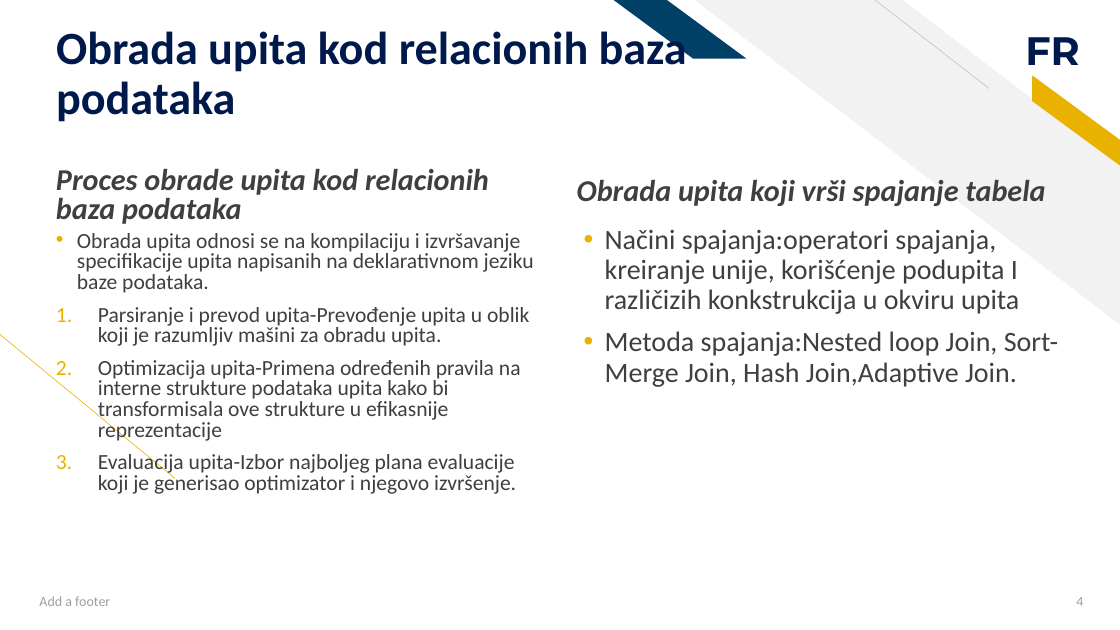
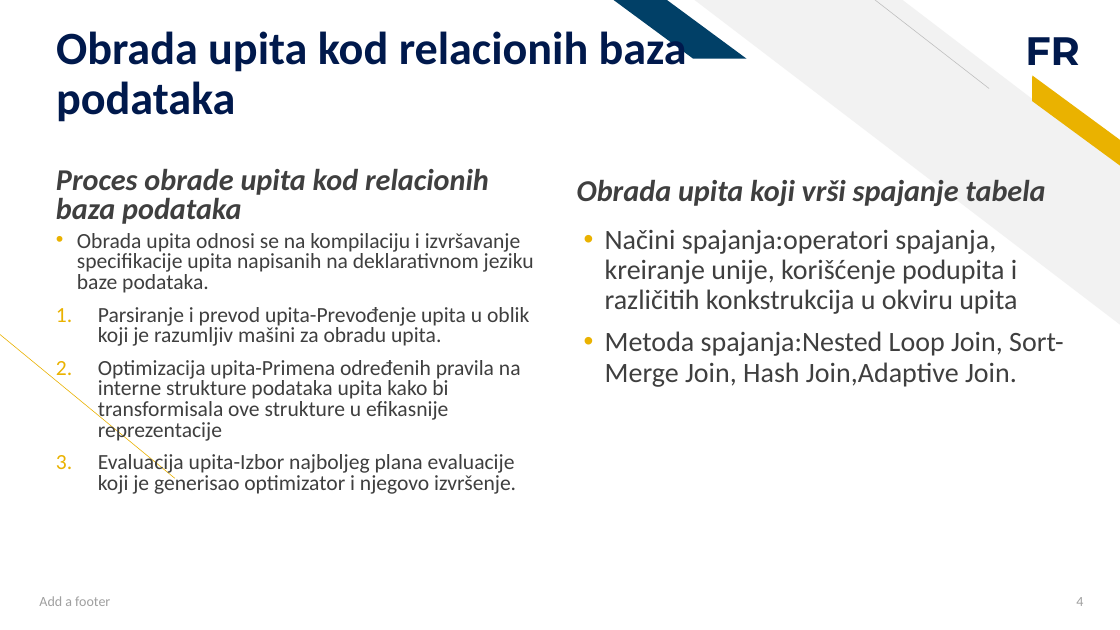
Before and after one commit to Sara-Savic-01/Sistemi-za-upravljanje-bazama-podataka, a slide deck: slide 4 of Obrada upita kod PostgreSQL baze podataka.pptx. Drawn at 1120x630 pixels with LibreOffice and Linux fonts; fonts in the diff are those of the drawing. Boxes give left, top, right and bottom in pixels: in the first picture for what was removed or moved away, otherwise in the second. Text is boxed around its words. In the diff, an @@ line names an element or a change of style, - is before the commit and + after.

```diff
--- a/Obrada upita kod PostgreSQL baze podataka.pptx
+++ b/Obrada upita kod PostgreSQL baze podataka.pptx
@@ text at box(605, 230, 1063, 387): text changed @@
-• Načini spajanja:operatori spajanja, kreiranje unije, korišćenje podupita I različizih konkstrukcija u okviru upita
-• Metoda spajanja:Nested loop Join, Sort-Merge Join, Hash Join,Adaptive Join.
+• Načini spajanja:operatori spajanja, kreiranje unije, korišćenje podupita i različitih konkstrukcija u okviru upita
+• Metoda spajanja:Nested Loop Join, Sort-Merge Join, Hash Join,Adaptive Join.
```
Also in this commit, not shown: 2 other slides changed, 2 other files.
